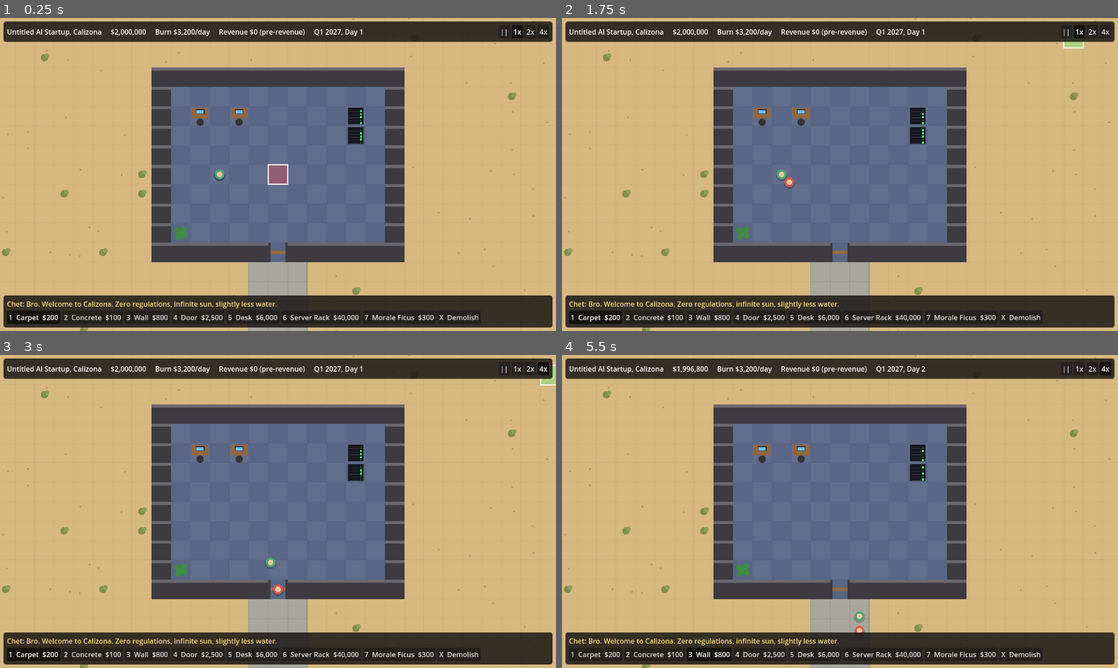
Above: before the commit, frames 1-4 (two rows, left to right).
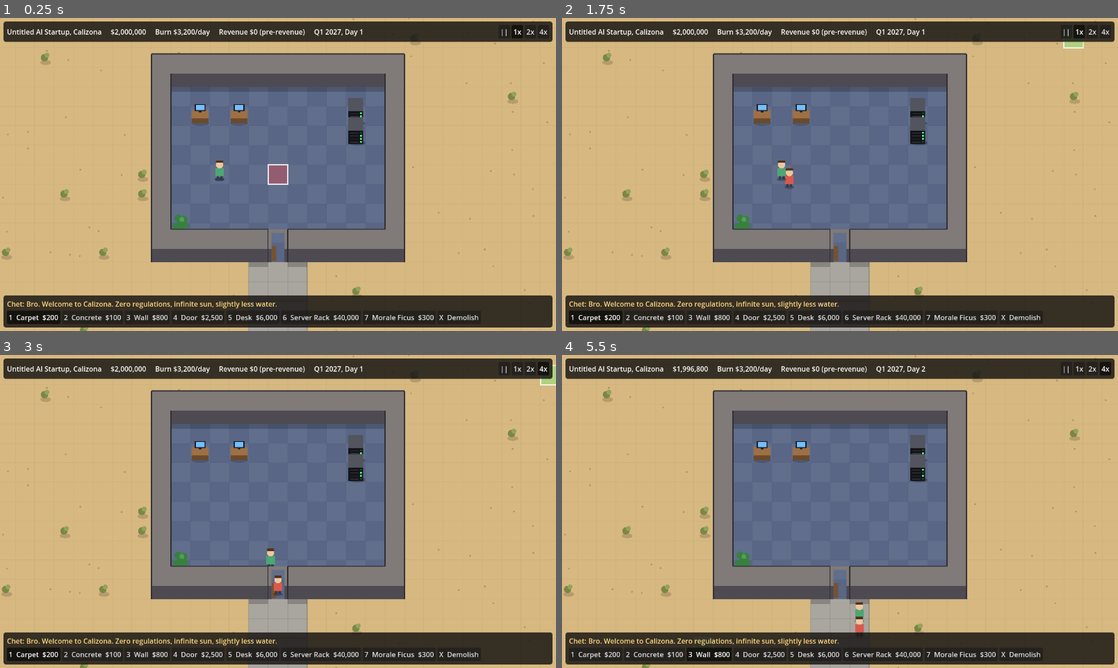
Above: after the commit, the same moments.

Repository: noahmvanderpol-source/AiTycoon
Game: Godot game, scene res://scenes/main.tscn
Two runs of this game, one before a commit and one after it. Both use one fixed random seed, a clock stepped at 60 frames per second and the inputs below.
Inputs:
- Up to frame 1 (0.25 s): no input
- Up to frame 2 (1.75 s): click "||" at 0.5 s; click "1x" at 1.25 s
- Up to frame 3 (3 s): click "2x" at 2 s; click "4x" at 2.75 s
- Up to frame 4 (5.5 s): click "1 Carpet $200" at 3.5 s; click "2 Concrete $100" at 4.25 s; click "3 Wall $800" at 5 s

The runs differ from the first frame. In frame 1, 9.8% of the frame differs, in the area x 0-94%, y 7-100%; in frame 2, 9.9%; in frame 3, 9.9%; in frame 4, 9.9%.

Commit message:
Switch to a three-quarter view with wall and object height
Walls, doors, desks, racks, plants and staff now have a front face and
are drawn back-to-front by row, between Prison Architect and Factorio.

Co-Authored-By: Claude Opus 5.5 (1M context) <noreply@anthropic.com>
Claude-Session: https://claude.ai/code/session_011b7jM6BVVrj61DEP2NGx19

Diff:
--- a/scripts/main.gd
+++ b/scripts/main.gd
@@ -3,6 +3,7 @@
 ## construction tools (Prison Architect style: you build, staff wander around).
 
 const TILE := 32
+const WALL_H := 22.0  # how tall walls look in the three-quarter view
 const GRID_W := 64
 const GRID_H := 48
 const PAN_SPEED := 700.0
@@ -458,16 +459,44 @@
 		draw_line(Vector2(x, a.y) * TILE, Vector2(x, b.y) * TILE, grid)
 	for y in range(a.y, b.y + 1):
 		draw_line(Vector2(a.x, y) * TILE, Vector2(b.x, y) * TILE, grid)
-	for t in wall_tiles:
-		if wall_tiles[t] == "wall":
-			_draw_wall(t)
-		else:
-			_draw_door(t)
-	for t in objects:
-		call("_draw_" + objects[t], Vector2(t) * TILE, t)
+
+	# Three-quarter view: things have height and are drawn back-to-front, row by row,
+	# so anything further south overlaps what's behind it.
+	var rows := {}
+	for t in wall_tiles.keys() + objects.keys():
+		if not rows.has(t.y):
+			rows[t.y] = []
+		rows[t.y].append(t)
 	for s in staff:
-		_draw_person(s.pos, s.shirt)
+		var r := int(s.pos.y / TILE)
+		if not rows.has(r):
+			rows[r] = []
+		rows[r].append(s)
+	for y in range(a.y, b.y + 2):
+		for item in rows.get(y, []):
+			if item is Dictionary:
+				_draw_person(item.pos, item.shirt)
+			elif wall_tiles.get(item) == "wall":
+				_draw_wall(item)
+			elif wall_tiles.has(item):
+				_draw_door(item)
+			else:
+				call("_draw_" + objects[item], Vector2(item) * TILE, item)
 	_draw_preview()
+
+
+func _ellipse(c: Vector2, rx: float, ry: float, col: Color) -> void:
+	var pts := PackedVector2Array()
+	for i in 16:
+		var ang := TAU * i / 16.0
+		pts.append(c + Vector2(cos(ang) * rx, sin(ang) * ry))
+	draw_colored_polygon(pts, col)
+
+
+# A box standing on the ground: top face lifted by `h`, front face below it.
+func _box(base: Rect2, h: float, top: Color, front: Color) -> void:
+	draw_rect(Rect2(base.position - Vector2(0, h), base.size), top)
+	draw_rect(Rect2(Vector2(base.position.x, base.end.y - h), Vector2(base.size.x, h)), front)
 
 
 func _draw_sand(t: Vector2i) -> void:
@@ -475,9 +504,10 @@
 	if h % 5 == 0:
 		draw_circle(Vector2(t) * TILE + Vector2(h % 23 + 4, (h / 23) % 23 + 4), 1.5, Color(0.7, 0.58, 0.38))
 	if h % 37 == 0:  # the occasional scrappy desert shrub
-		var c := Vector2(t) * TILE + Vector2(16, 16)
-		draw_circle(c, 6, Color(0.5, 0.55, 0.3))
-		draw_circle(c + Vector2(4, -3), 4, Color(0.56, 0.62, 0.34))
+		var c := Vector2(t) * TILE + Vector2(16, 20)
+		_ellipse(c + Vector2(2, 4), 9, 4, Color(0, 0, 0, 0.15))
+		draw_circle(c - Vector2(0, 4), 6, Color(0.48, 0.53, 0.28))
+		draw_circle(c + Vector2(4, -8), 4, Color(0.58, 0.64, 0.35))
 
 
 func _draw_floor(t: Vector2i) -> void:
@@ -488,56 +518,76 @@
 	else:
 		draw_rect(r, Color(0.66, 0.65, 0.62))
 		draw_rect(r, Color(0.55, 0.54, 0.51), false, 1.0)
+	if wall_tiles.get(t + Vector2i.UP) == "wall":  # shadow cast by the wall behind
+		draw_rect(Rect2(r.position, Vector2(TILE, 8)), Color(0, 0, 0, 0.2))
 
 
 func _draw_wall(t: Vector2i) -> void:
 	var p := Vector2(t) * TILE
-	draw_rect(Rect2(p, Vector2(TILE, TILE)), Color(0.24, 0.23, 0.25))
-	draw_rect(Rect2(p, Vector2(TILE, 5)), Color(0.42, 0.41, 0.44))
+	_box(Rect2(p, Vector2(TILE, TILE)), WALL_H, Color(0.5, 0.48, 0.47), Color(0.3, 0.29, 0.32))
+	var edge := Color(0.2, 0.19, 0.21)
+	var top := p - Vector2(0, WALL_H)
+	if wall_tiles.get(t + Vector2i.UP) != "wall":
+		draw_line(top, top + Vector2(TILE, 0), edge, 2.0)
+	if wall_tiles.get(t + Vector2i.LEFT) != "wall":
+		draw_line(top, top + Vector2(0, TILE + WALL_H), edge, 2.0)
+	if wall_tiles.get(t + Vector2i.RIGHT) != "wall":
+		draw_line(top + Vector2(TILE, 0), top + Vector2(TILE, TILE + WALL_H), edge, 2.0)
 
 
 func _draw_door(t: Vector2i) -> void:
 	var p := Vector2(t) * TILE
-	var horizontal := wall_tiles.has(t + Vector2i.LEFT) or wall_tiles.has(t + Vector2i.RIGHT)
-	var frame := Color(0.24, 0.23, 0.25)
-	var wood := Color(0.6, 0.42, 0.25)
-	if horizontal:
-		draw_rect(Rect2(p, Vector2(4, TILE)), frame)
-		draw_rect(Rect2(p + Vector2(TILE - 4, 0), Vector2(4, TILE)), frame)
-		draw_rect(Rect2(p + Vector2(4, 13), Vector2(TILE - 8, 6)), wood)
+	var top := Color(0.5, 0.48, 0.47)
+	var front := Color(0.3, 0.29, 0.32)
+	var wood := Color(0.62, 0.43, 0.25)
+	if wall_tiles.has(t + Vector2i.LEFT) or wall_tiles.has(t + Vector2i.RIGHT):
+		# Door in a horizontal wall: two posts, a lintel, and the door swung open.
+		draw_rect(Rect2(p + Vector2(6, TILE - WALL_H - 4), Vector2(7, WALL_H + 2)), wood.darkened(0.25))
+		_box(Rect2(p, Vector2(5, TILE)), WALL_H, top, front)
+		_box(Rect2(p + Vector2(TILE - 5, 0), Vector2(5, TILE)), WALL_H, top, front)
+		draw_rect(Rect2(p - Vector2(0, WALL_H), Vector2(TILE, 6)), top)
 	else:
-		draw_rect(Rect2(p, Vector2(TILE, 4)), frame)
-		draw_rect(Rect2(p + Vector2(0, TILE - 4), Vector2(TILE, 4)), frame)
-		draw_rect(Rect2(p + Vector2(13, 4), Vector2(6, TILE - 8)), wood)
+		# Door in a vertical wall: a thin wooden slab in line with the wall.
+		_box(Rect2(p + Vector2(0, 0), Vector2(TILE, 5)), WALL_H, top, front)
+		_box(Rect2(p + Vector2(13, 5), Vector2(6, TILE - 5)), WALL_H * 0.8, wood, wood.darkened(0.3))
 
 
 func _draw_desk(p: Vector2, _t: Vector2i) -> void:
-	draw_circle(p + Vector2(16, 26), 6, Color(0.2, 0.2, 0.22))  # chair
-	draw_rect(Rect2(p + Vector2(2, 3), Vector2(28, 17)), Color(0.58, 0.4, 0.24))
-	draw_rect(Rect2(p + Vector2(9, 5), Vector2(14, 8)), Color(0.12, 0.12, 0.14))
-	draw_rect(Rect2(p + Vector2(10, 6), Vector2(12, 6)), Color(0.45, 0.75, 1.0))
+	_ellipse(p + Vector2(16, 28), 15, 4, Color(0, 0, 0, 0.2))
+	draw_circle(p + Vector2(16, 5), 6, Color(0.22, 0.22, 0.25))  # chair behind the desk
+	_box(Rect2(p + Vector2(2, 14), Vector2(28, 14)), 8, Color(0.62, 0.44, 0.27), Color(0.42, 0.29, 0.17))
+	draw_rect(Rect2(p + Vector2(14, 6), Vector2(4, 4)), Color(0.12, 0.12, 0.14))  # monitor stand
+	draw_rect(Rect2(p + Vector2(7, -4), Vector2(18, 12)), Color(0.12, 0.12, 0.14))
+	draw_rect(Rect2(p + Vector2(9, -2), Vector2(14, 8)), Color(0.45, 0.75, 1.0))
 
 
 func _draw_rack(p: Vector2, t: Vector2i) -> void:
-	draw_rect(Rect2(p + Vector2(3, 2), Vector2(26, 28)), Color(0.09, 0.09, 0.11))
+	_ellipse(p + Vector2(18, 28), 14, 4, Color(0, 0, 0, 0.25))
+	_box(Rect2(p + Vector2(4, 8), Vector2(24, 22)), 22, Color(0.32, 0.33, 0.37), Color(0.08, 0.08, 0.1))
 	var tick := int(_time * 5.0)
-	for i in 5:
-		var y := p.y + 6 + i * 5
-		draw_line(Vector2(p.x + 6, y + 3), Vector2(p.x + 22, y + 3), Color(0.25, 0.25, 0.3))
+	for i in 4:
+		var y := p.y + 10 + i * 5
+		draw_line(Vector2(p.x + 7, y + 2), Vector2(p.x + 21, y + 2), Color(0.25, 0.25, 0.3))
 		var on := _hash(t, i * 1000 + tick) % 3 != 0
 		draw_rect(Rect2(Vector2(p.x + 23, y), Vector2(3, 3)), Color(0.3, 1.0, 0.5) if on else Color(0.1, 0.3, 0.15))
 
 
 func _draw_ficus(p: Vector2, _t: Vector2i) -> void:
-	draw_circle(p + Vector2(16, 16), 7, Color(0.55, 0.33, 0.2))
-	for o in [Vector2(-6, -4), Vector2(5, -6), Vector2(6, 4), Vector2(-4, 6), Vector2(0, 0)]:
-		draw_circle(p + Vector2(16, 16) + o, 5, Color(0.25, 0.55, 0.28))
+	_ellipse(p + Vector2(17, 28), 9, 3, Color(0, 0, 0, 0.2))
+	_box(Rect2(p + Vector2(10, 16), Vector2(12, 12)), 6, Color(0.35, 0.22, 0.14), Color(0.6, 0.36, 0.2))
+	for o in [Vector2(-7, 0), Vector2(6, -2), Vector2(0, -8), Vector2(-4, -14), Vector2(5, -12), Vector2(0, -2)]:
+		draw_circle(p + Vector2(16, 6) + o, 6, Color(0.22, 0.5, 0.25))
+	draw_circle(p + Vector2(18, -6), 4, Color(0.32, 0.62, 0.32))
 
 
 func _draw_person(pos: Vector2, shirt: Color) -> void:
-	draw_circle(pos + Vector2(0, 2), 9, Color(0, 0, 0, 0.2))
-	draw_circle(pos, 8, shirt)
-	draw_circle(pos, 4.5, Color(0.93, 0.78, 0.62))
+	var feet := pos + Vector2(0, 8)
+	_ellipse(feet, 8, 3, Color(0, 0, 0, 0.25))
+	draw_rect(Rect2(feet + Vector2(-5, -6), Vector2(4, 6)), Color(0.2, 0.22, 0.3))
+	draw_rect(Rect2(feet + Vector2(1, -6), Vector2(4, 6)), Color(0.2, 0.22, 0.3))
+	draw_rect(Rect2(feet + Vector2(-7, -19), Vector2(14, 14)), shirt)
+	draw_circle(feet + Vector2(0, -24), 6, Color(0.93, 0.78, 0.62))
+	draw_rect(Rect2(feet + Vector2(-6, -31), Vector2(12, 4)), Color(0.3, 0.2, 0.12))
 
 
 func _draw_preview() -> void:
